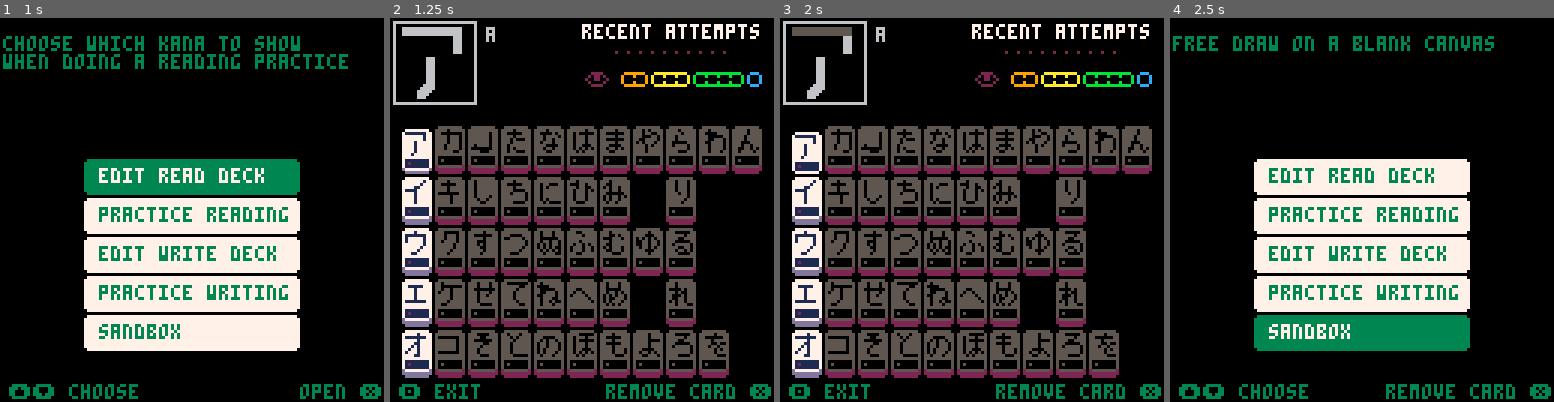
Above: before the commit, frames 1-4 (left to right).
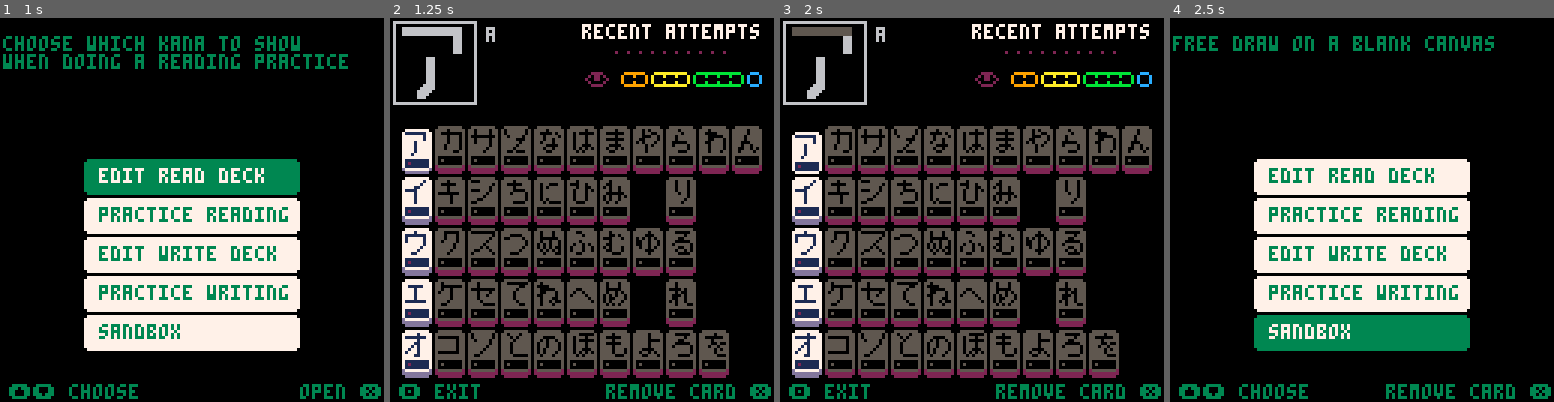
Above: after the commit, the same moments.

Repository: SestrenExsis/KanaPractice
Game: PICO-8 cartridge katakana.p8
The game is run twice, just before and just after one commit, with the same random seed, the same clock (stepped at 60 frames per second) and the same inputs.
Inputs (mouse positions are in pixels of both pictures, inside the frame that each line leads up to):
- Up to frame 1 (1 s): tap X (X key) at 0.33 s; click (280, 121) at 0.67 s; tap O (Z key) at 0.7 s
- Up to frame 2 (1.25 s): tap X (X key) at 1.07 s; click (436, 267) at 1.22 s
- Up to frame 3 (2 s): hold Right from 1.6 s (still down); tap O (Z key) at 1.7 s; click (887, 114) at 1.77 s; tap X (X key) at 1.85 s
- Up to frame 4 (2.5 s): release Right at 2.1 s; tap O (Z key) at 2.1 s; hold Up 2.15-2.42 s; click (1342, 259) at 2.32 s; hold Right from 2.47 s (still down)

Frame 1 is identical in both runs. In frame 2, 0.8% of the frame differs, in the area x 21-36%, y 28-89%; in frame 3, 0.8%; in frame 4, nothing differs.

Commit message:
Replace SA/SHI/SU/SE/SO

Diff:
--- a/katakana.p8
+++ b/katakana.p8
@@ -259,11 +259,11 @@
 ku=kana("ku",7,1,2,{22,23,24}),
 ke=kana("ke",8,1,3,{25,26,27}),
 ko=kana("ko",9,1,4,{28,29,30}),
-sa=kana("sa",10,2,0,{29,30,31}),
-shi=kana("shi",11,2,1,{32}),
-su=kana("su",12,2,2,{33,34,35}),
-se=kana("se",13,2,3,{36,37,38}),
-so=kana("so",14,2,4,{39,40,41,42}),
+sa=kana("sa",10,2,0,{31,32,33}),
+shi=kana("shi",11,2,1,{34,35,36}),
+su=kana("su",12,2,2,{37,38,39}),
+se=kana("se",13,2,3,{40,41,42}),
+so=kana("so",14,2,4,{43,44}),
 ta=kana("ta",15,3,0,{43,44,45,46}),
 chi=kana("chi",16,3,1,{47,48,49}),
 tsu=kana("tsu",17,3,2,{50}),
Not shown, changed: 17 lines of the sprite sheet (__gfx__) section of katakana.p8
